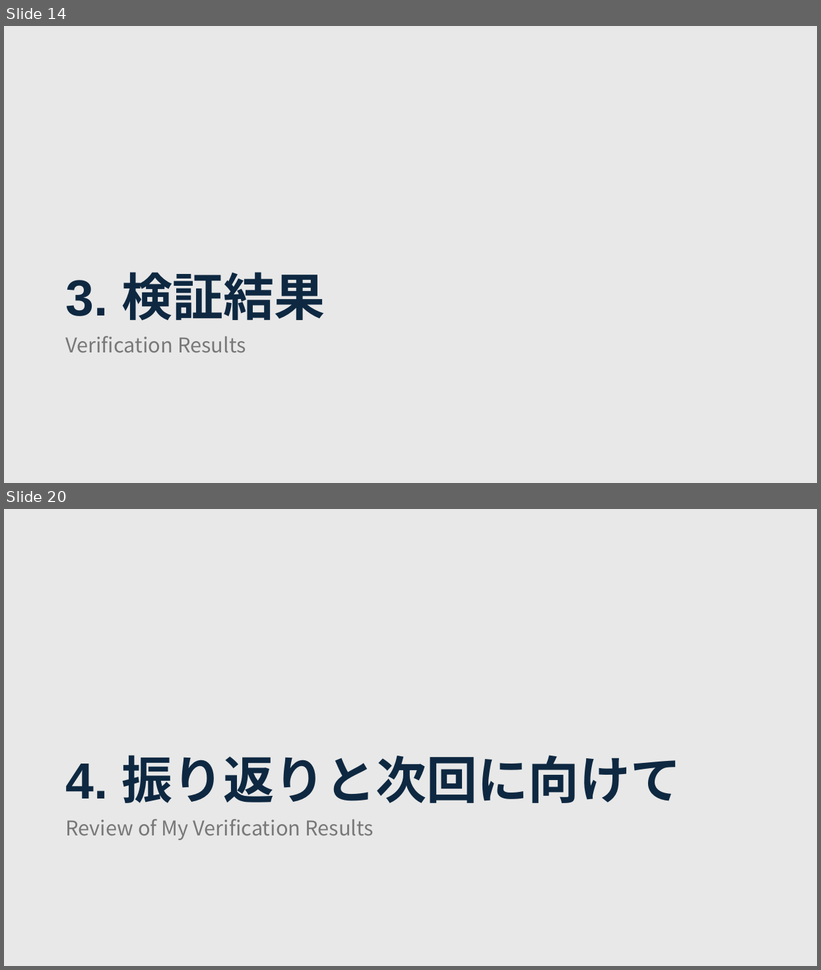
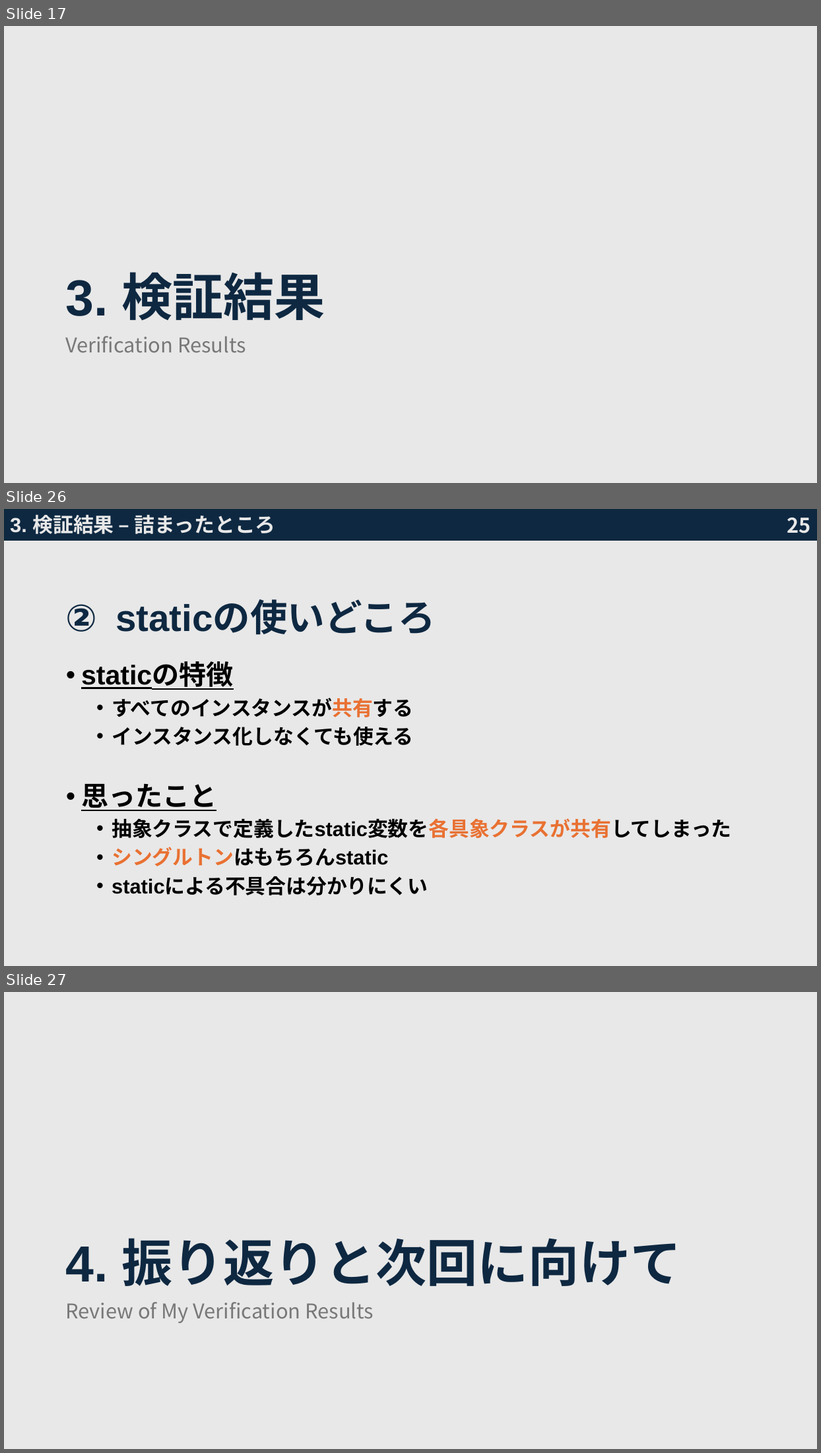
Before and after one commit to sahokk/JavaDakoku0502, a slide deck: 技術検証発表資料2.pptx. Shown one above the other, each under a label of ours: slides 14 and 20 before the commit, slides 17, 26 and 27 after it; the slides between them are not shown. The pictures are 821x970 and 821x1453 pixels, drawn with LibreOffice and Linux fonts; fonts in the diff are those of the drawing. Boxes give left, top, right and bottom in pixels: in the first picture for what was removed or moved away, otherwise in the second. Text is boxed around its words. In the diff, an @@ line names an element or a change of style, - is before the commit and + after.

Commit message:
色々なおした。ElementNotInteractiveがおかしい

```diff
--- a/技術検証発表資料2.pptx
+++ b/技術検証発表資料2.pptx
@@ slide 26 added at [4, 509, 817, 966], background #E8E8E8 @@
@@ rectangle added at [4, 509, 817, 540], fill #0E2841, outline #092A39 1.5 pt @@
@@ text added at [10, 515, 275, 534], 24 pt, text #E8E8E8, bold @@
+3. 検証結果 – 詰まったところ
@@ page number added at [787, 517, 811, 533], 24 pt, text #E8E8E8, bold @@
+25
@@ title added at [116, 602, 436, 635], 44 pt, text #0E2841, bold @@
+2. staticの使いどころ
@@ text added at [81, 663, 732, 896], 24 pt, text #000000, bold @@
+• staticの特徴
+  • すべてのインスタンスが共有する
+  • インスタンス化しなくても使える
+• 思ったこと
+  • 抽象クラスで定義したstatic変数を各具象クラスが共有してしまった
+  • シングルトンはもちろんstatic
+  • staticによる不具合は分かりにくい
@@ what was slide 14 is now slide 17 @@
@@ what was slide 20 is now slide 27 @@
```
Also in this commit, not shown: 12 slides changed, 14 other slides added, 8 slides removed, 31 other files.
